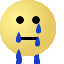
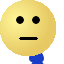
Before/after of a 64×64 layered artwork. What changed in the layer stack:
added layer "Clipboard #8" above "Clipboard #7" over [3, 3, 53, 64]
added layer "Clipboard #7" above "Clipboard #6" over [3, 3, 53, 63]
added layer "Clipboard #6" above "Clipboard #5" over [3, 3, 53, 56]
added layer "Clipboard #5" above "Clipboard #4" over [3, 3, 53, 56]
added layer "Clipboard #4" above "Clipboard #3" over [3, 3, 53, 56]
hid "Clipboard #3", moved it above "Clipboard #2", painted on it over [3, 3, 53, 64]
hid "Clipboard #2", moved it above "Clipboard #1", painted on it over [3, 3, 53, 64]
hid "Clipboard #1", moved it above "Clipboard", painted on it over [3, 3, 53, 64]
hid "Clipboard", painted on it over [3, 3, 53, 64]
